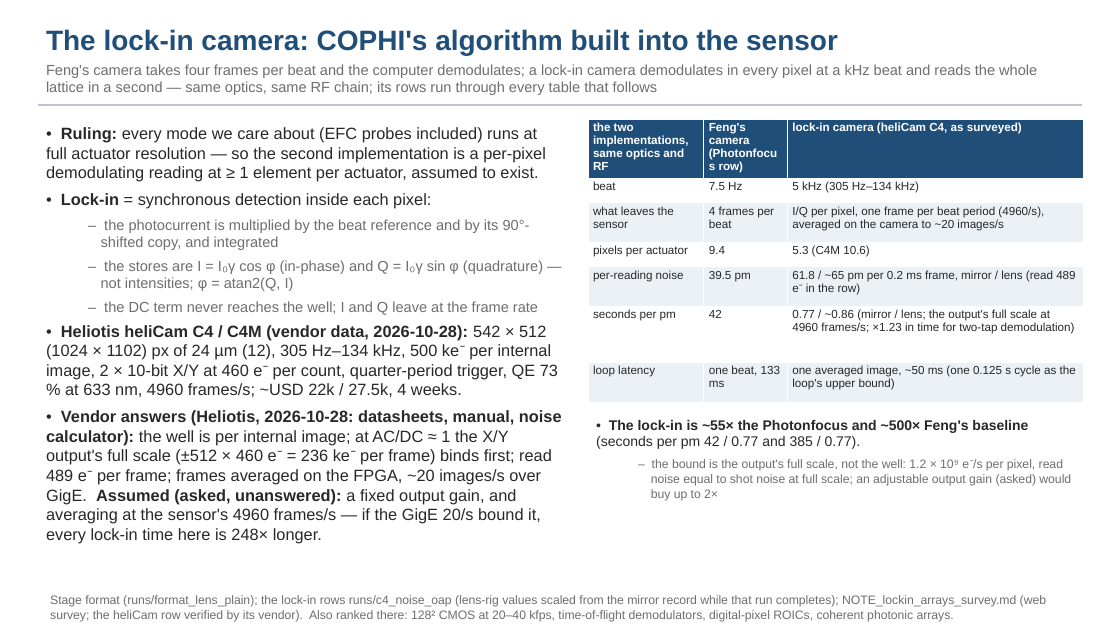
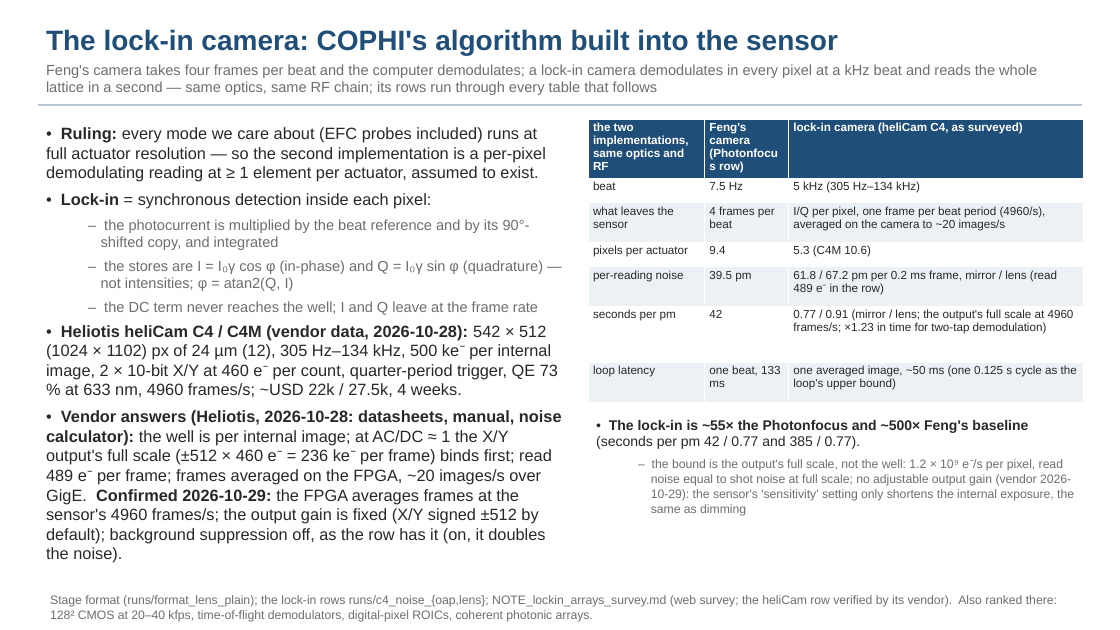
Before and after one commit to nasa-jpl/macos, a slide deck: slide 5 of demo_session/deck_cophi.pptx. Drawn at 1120x630 pixels with LibreOffice and Linux fonts; fonts in the diff are those of the drawing. Boxes give left, top, right and bottom in pixels: in the first picture for what was removed or moved away, otherwise in the second. Text is boxed around its words. In the diff, an @@ line names an element or a change of style, - is before the commit and + after.

```diff
--- a/demo_session/deck_cophi.pptx
+++ b/demo_session/deck_cophi.pptx
@@ table at bbox=[588, 119, 1084, 399] @@
-row 5, column 3: 61.8 / ~65 pm per 0.2 ms frame, mirror / lens (read 489 e⁻ in the row)
+row 5, column 3: 61.8 / 67.2 pm per 0.2 ms frame, mirror / lens (read 489 e⁻ in the row)
-row 6, column 3: 0.77 / ~0.86 (mirror / lens; the output's full scale at 4960 frames/s; ×1.23 in time for two-tap demodulation)
+row 6, column 3: 0.77 / 0.91 (mirror / lens; the output's full scale at 4960 frames/s; ×1.23 in time for two-tap demodulation)
@@ text at bbox=[46, 410, 562, 563]: text changed @@
-• Vendor answers (Heliotis, 2026-10-28: datasheets, manual, noise calculator): the well is per internal image; at AC/DC ≈ 1 the X/Y output's full scale (±512 × 460 e⁻ = 236 ke⁻ per frame) binds first; read 489 e⁻ per frame; frames averaged on the FPGA, ~20 images/s over GigE. Assumed (asked, unanswered): a fixed output gain, and averaging at the sensor's 4960 frames/s — if the GigE 20/s bound it, every lock-in time here is 248× longer.
+• Vendor answers (Heliotis, 2026-10-28: datasheets, manual, noise calculator): the well is per internal image; at AC/DC ≈ 1 the X/Y output's full scale (±512 × 460 e⁻ = 236 ke⁻ per frame) binds first; read 489 e⁻ per frame; frames averaged on the FPGA, ~20 images/s over GigE. Confirmed 2026-10-29: the FPGA averages frames at the sensor's 4960 frames/s; the output gain is fixed (X/Y signed ±512 by default); background suppression off, as the row has it (on, it doubles the noise).
@@ text at bbox=[651, 459, 1074, 516]: text changed @@
-– the bound is the output's full scale, not the well: 1.2 × 10⁹ e⁻/s per pixel, read noise equal to shot noise at full scale; an adjustable output gain (asked) would buy up to 2×
+– the bound is the output's full scale, not the well: 1.2 × 10⁹ e⁻/s per pixel, read noise equal to shot noise at full scale; no adjustable output gain (vendor 2026-10-29): the sensor's 'sensitivity' setting only shortens the internal exposure, the same as dimming
@@ text at bbox=[50, 595, 1057, 622]: text changed @@
-Stage format (runs/format_lens_plain); the lock-in rows runs/c4_noise_oap (lens-rig values scaled from the mirror record while that run completes); NOTE_lockin_arrays_survey.md (web survey; the heliCam row verified by its vendor). Also ranked there: 128² CMOS at 20–40 kfps, time-of-flight demodulators, digital-pixel ROICs, coherent photonic arrays.
+Stage format (runs/format_lens_plain); the lock-in rows runs/c4_noise_{oap,lens}; NOTE_lockin_arrays_survey.md (web survey; the heliCam row verified by its vendor). Also ranked there: 128² CMOS at 20–40 kfps, time-of-flight demodulators, digital-pixel ROICs, coherent photonic arrays.
```
Also in this commit, not shown: 11 other slides changed, 4 other files.
